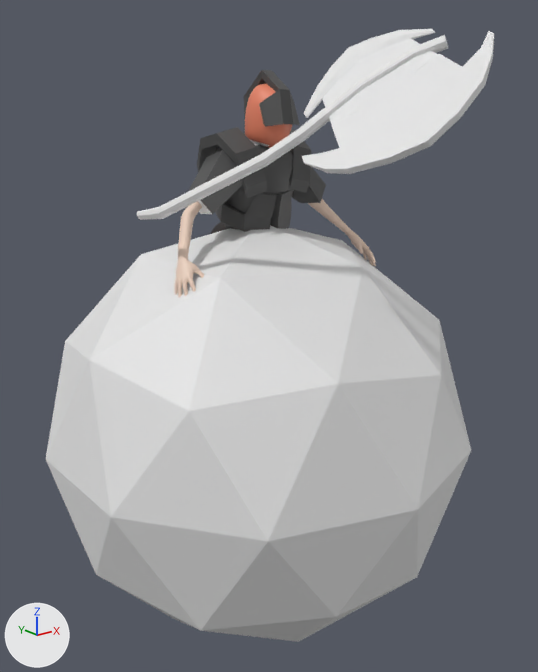
An edit to the glTF model public/assets/models/bosses/titan.glb, drawn before and after from the same camera.
The view is the same before and after, from a 50 mm lens placed at (-2.04, -2.63, 1.5), pointed at (0.04, -0.03, 0.46). Every picture has the same lights, and +X, +Y and +Z are marked at lower left. The older version comes first. Where no turn or scale is listed for an object, it has been applied to the vertices.
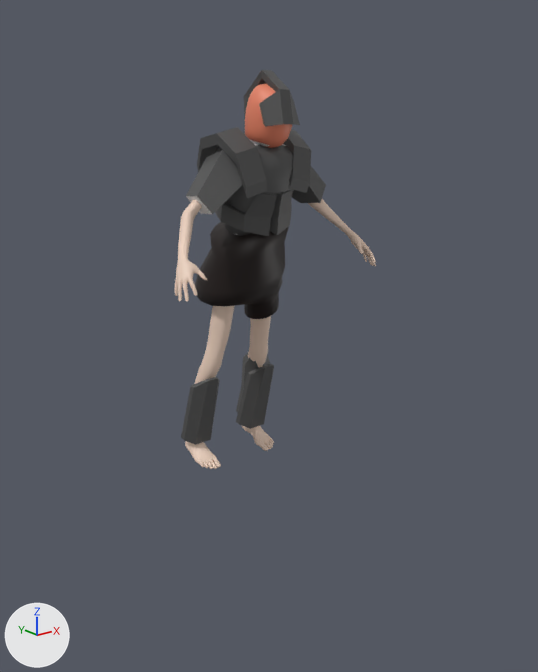
Patch to the scene script:
```diff
--- a/public/assets/models/bosses/titan.glb.py
+++ b/public/assets/models/bosses/titan.glb.py
@@ ob_cylinder @@
-ob_cylinder = bpy.data.objects.new('Cylinder', me_cylinder)
-ob_cylinder.location = (-0.561, -0.168, 1.088)
@@ ob_icosphere @@
-ob_icosphere = bpy.data.objects.new('Icosphere', me_icosphere)
-ob_icosphere.location = (0.0, 0.0, 0.0)
```

Boxes (x1, y1, x2, y2) around the edits, measured in the pictures (538 x 672 px):
'Icosphere', deleted: before (46, 225, 471, 642)
'Cylinder', deleted: before (137, 29, 494, 220)
